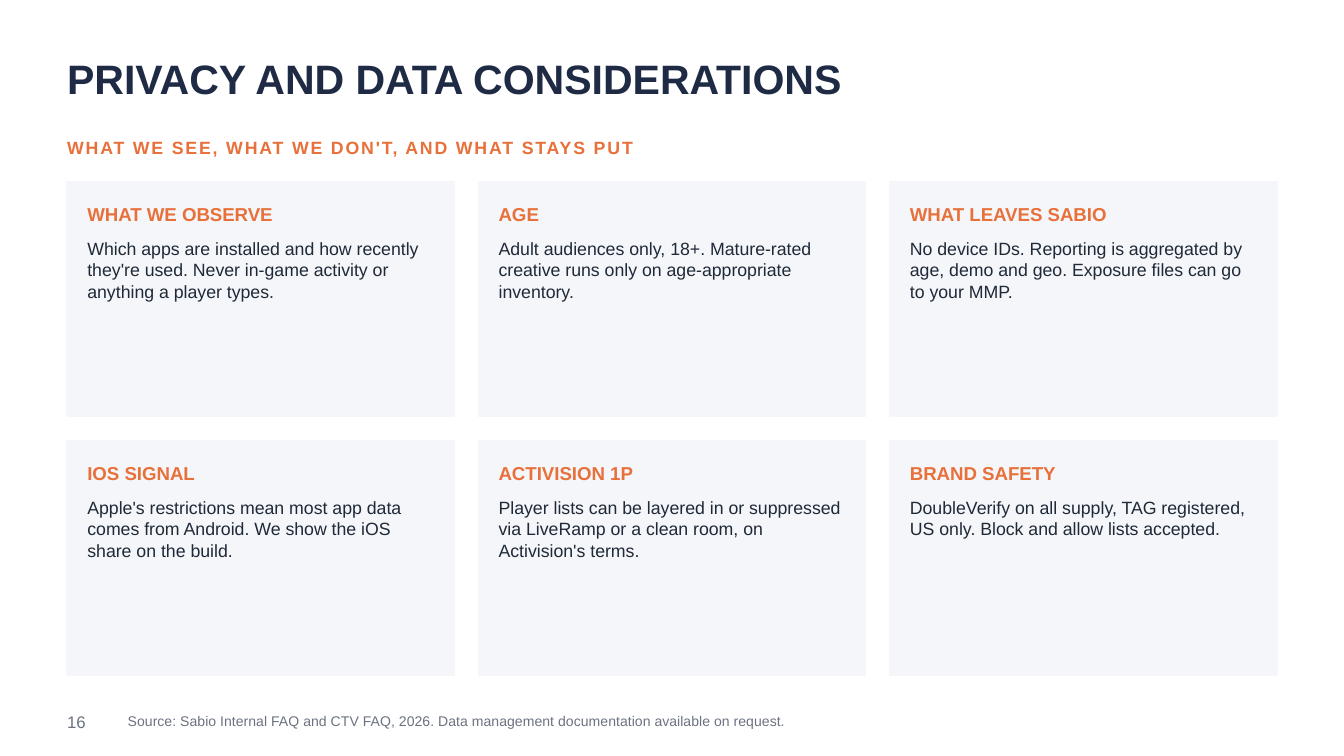
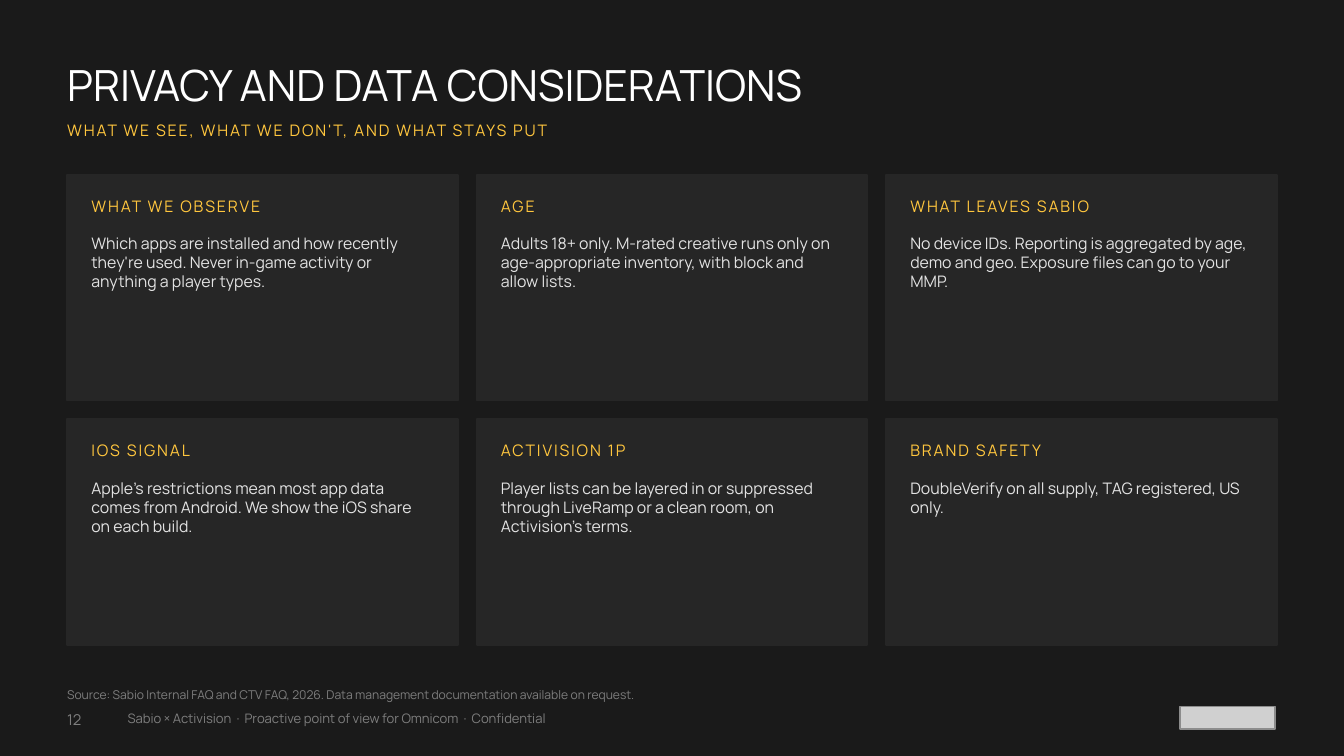
Before and after one commit to benjaminbring-cloud/Sabio-Deck-Builders-, a slide deck: slide 12 of weeks/2026-09-28/decks/Sabio_Activision_Shooter_Audiences_9.30.26.pptx (slide 16 before the commit). Drawn at 1344x756 pixels with LibreOffice and Linux fonts; fonts in the diff are those of the drawing; grey boxes stand for pictures. Boxes give left, top, right and bottom in pixels: in the first picture for what was removed or moved away, otherwise in the second. Text is boxed around its words. In the diff, an @@ line names an element or a change of style, - is before the commit and + after.

```diff
--- a/weeks/2026-09-28/decks/Sabio_Activision_Shooter_Audiences_9.30.26.pptx
+++ b/weeks/2026-09-28/decks/Sabio_Activision_Shooter_Audiences_9.30.26.pptx
@@ background #FFFFFF to #1A1A1A @@
@@ text "PRIVACY AND DATA CONSIDERATIONS" at [67, 69, 802, 102]: size 22 to 23 pt, font Arial to Manrope, text colour #1F2A44 to #FFFFFF, bold off; vertical alignment top to middle @@
@@ text "WHAT WE SEE, WHAT WE ...": place and size @@
-text "WHAT WE SEE, WHAT WE ..." at [382, 141, 398, 157]
+text "WHAT WE SEE, WHAT WE ..." at [333, 124, 347, 138]
@@ text "WHAT WE SEE, WHAT WE ..." at [333, 124, 347, 138]: size 9.5 to 8.5 pt, font Arial to Manrope, text colour #E8703A to #FFC63E, bold off; vertical alignment middle to top @@
@@ rectangle: place and size @@
-rectangle at [67, 181, 454, 417]
+rectangle at [67, 175, 458, 401]
@@ rectangle: place and size @@
-rectangle at [478, 181, 866, 417]
+rectangle at [477, 175, 868, 401]
@@ rectangle: place and size @@
-rectangle at [890, 181, 1277, 417]
+rectangle at [886, 175, 1277, 401]
@@ text "Which apps are installed and ..." at [91, 237, 398, 291]: size 9.5 to 8.5 pt, font Arial to Manrope, text colour #1F2937 to #E3E3E3 @@
@@ text at [501, 237, 830, 287]: text changed; size 9.5 to 8.5 pt; font Arial to Manrope; text colour #1F2937 to #E3E3E3 @@
-Adult audiences only, 18+. Mature-rated creative runs only on age-appropriate inventory.
+Adults 18+ only. M-rated creative runs only on age-appropriate inventory, with block and allow lists.
@@ text "No device IDs. Reporting is ..." at [910, 237, 1246, 287]: size 9.5 to 8.5 pt, font Arial to Manrope, text colour #1F2937 to #E3E3E3 @@
@@ rectangle: place and size @@
-rectangle at [67, 441, 454, 676]
+rectangle at [67, 419, 458, 645]
@@ rectangle: place and size @@
-rectangle at [478, 441, 866, 676]
+rectangle at [477, 419, 868, 645]
@@ fill #F4F6F9 to #262626; outline #F4F6F9 1 pt to #262626 1 pt in 6 elements at [477, 175, 868, 401], [67, 175, 458, 401], [886, 175, 1277, 401], [477, 419, 868, 645], [67, 419, 458, 645], [886, 419, 1277, 645] @@
@@ rectangle: place and size @@
-rectangle at [890, 441, 1277, 676]
+rectangle at [886, 419, 1277, 645]
@@ size 10 to 8.5 pt, font Arial to Manrope, text colour #E8703A to #FFC63E, letter spacing 0 to 1 pt, bold off; vertical alignment middle to top in 6 elements at [501, 196, 844, 226], [910, 196, 1253, 226], [91, 196, 434, 226], [501, 441, 844, 470], [910, 444, 1041, 457], [91, 444, 190, 457] @@
@@ text "IOS SIGNAL": place and size @@
-text "IOS SIGNAL" at [87, 467, 195, 480]
+text "IOS SIGNAL" at [91, 444, 190, 457]
@@ text "ACTIVISION 1P": place and size @@
-text "ACTIVISION 1P" at [499, 467, 633, 480]
+text "ACTIVISION 1P" at [501, 441, 844, 470]
@@ text "BRAND SAFETY": place and size @@
-text "BRAND SAFETY" at [910, 467, 1055, 480]
+text "BRAND SAFETY" at [910, 444, 1041, 457]
@@ text at [91, 482, 411, 532]: text changed; size 9.5 to 8.5 pt; font Arial to Manrope; text colour #1F2937 to #E3E3E3 @@
-Apple's restrictions mean most app data comes from Android. We show the iOS share on the build.
+Apple's restrictions mean most app data comes from Android. We show the iOS share on each build.
@@ text at [501, 482, 813, 532]: text changed; size 9.5 to 8.5 pt; font Arial to Manrope; text colour #1F2937 to #E3E3E3 @@
-Player lists can be layered in or suppressed via LiveRamp or a clean room, on Activision's terms.
+Player lists can be layered in or suppressed through LiveRamp or a clean room, on Activision's terms.
@@ text at [910, 482, 1239, 517]: text changed; size 9.5 to 8.5 pt; font Arial to Manrope; text colour #1F2937 to #E3E3E3 @@
-DoubleVerify on all supply, TAG registered, US only. Block and allow lists accepted.
+DoubleVerify on all supply, TAG registered, US only.
@@ text "Source: Sabio Internal FAQ and ...": place and size @@
-text "Source: Sabio Internal FAQ and ..." at [128, 716, 785, 729]
+text "Source: Sabio Internal FAQ and ..." at [67, 690, 634, 702]
@@ text "Source: Sabio Internal FAQ and ..." at [67, 690, 634, 702]: size 7.5 to 6.5 pt, font Arial to Manrope, text colour #6B7280 to #7E7E7E; vertical alignment middle to bottom @@
@@ text removed at [67, 716, 86, 728] @@
-16
@@ text added at [67, 714, 81, 725], 8 pt, text #7E7E7E @@
+12
@@ text added at [128, 713, 546, 726], 7 pt, text #7E7E7E @@
+Sabio × Activision · Proactive point of view for Omnicom · Confidential
@@ picture added at [1180, 706, 1275, 728] @@
```
Also in this commit, not shown: 5 other slides changed, 9 slides added, 14 slides removed, 9 other files.
